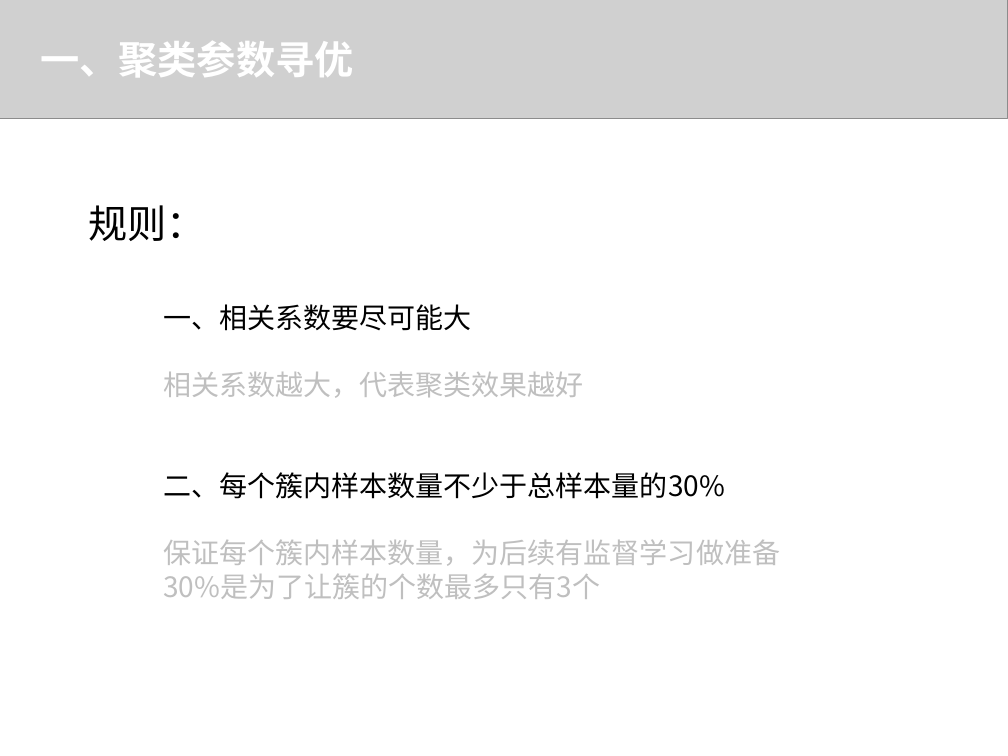
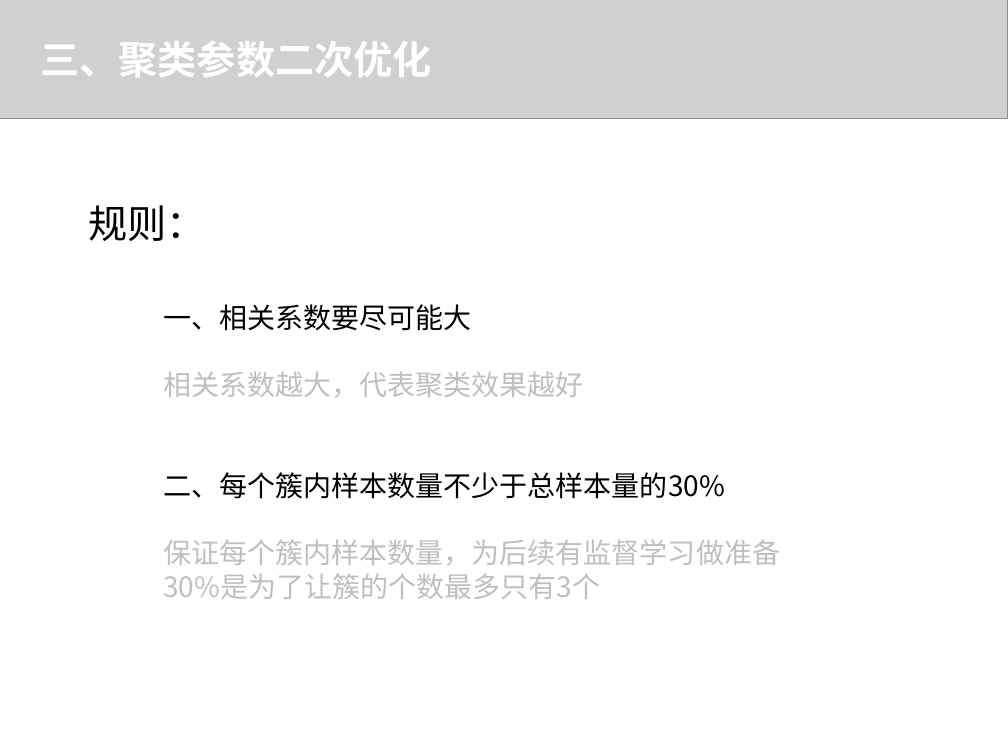
Before and after one commit to WJ-Lai/Code-of-Graduation-Design, a slide deck: slide 6 of 阶段性汇报_20180414_赖伟鉴.pptx (slide 3 before the commit). Drawn at 1008x756 pixels with LibreOffice and Linux fonts; fonts in the diff are those of the drawing; grey boxes stand for pictures. Boxes give left, top, right and bottom in pixels: in the first picture for what was removed or moved away, otherwise in the second. Text is boxed around its words. In the diff, an @@ line names an element or a change of style, - is before the commit and + after.

```diff
--- a/阶段性汇报_20180414_赖伟鉴.pptx
+++ b/阶段性汇报_20180414_赖伟鉴.pptx
@@ text at (40, 41, 431, 77): text changed @@
-一、聚类参数寻优
+三、聚类参数二次优化
```
Also in this commit, not shown: 3 other slides changed, 4 slides added, 10 slides removed, 30 other files.
